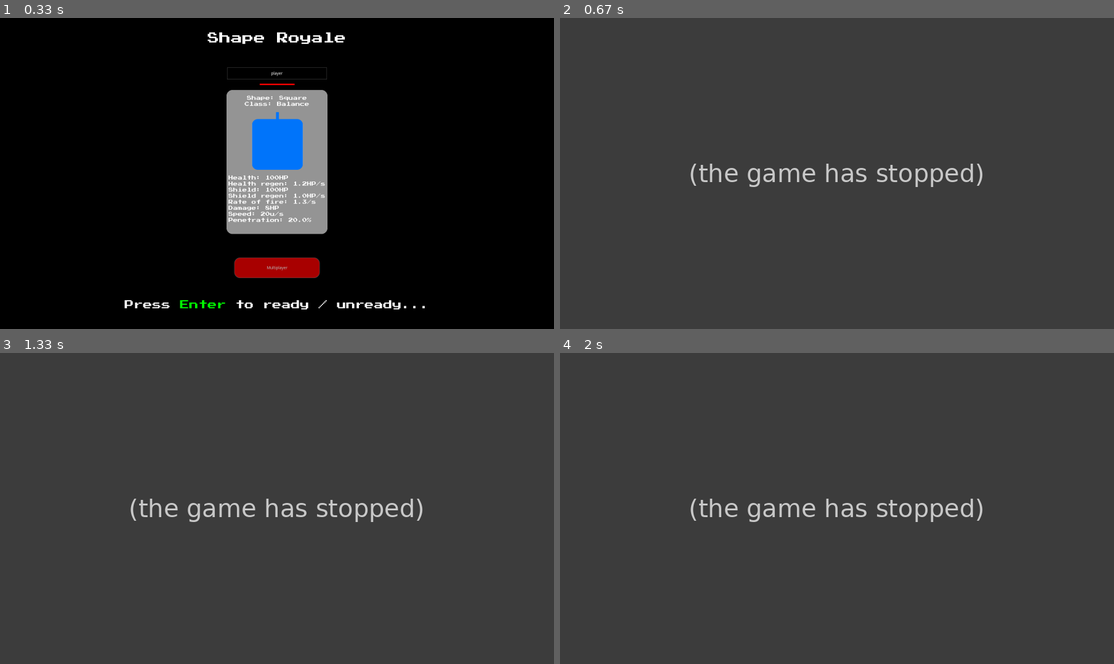
Above: before the commit, frames 1-4 (two rows, left to right).
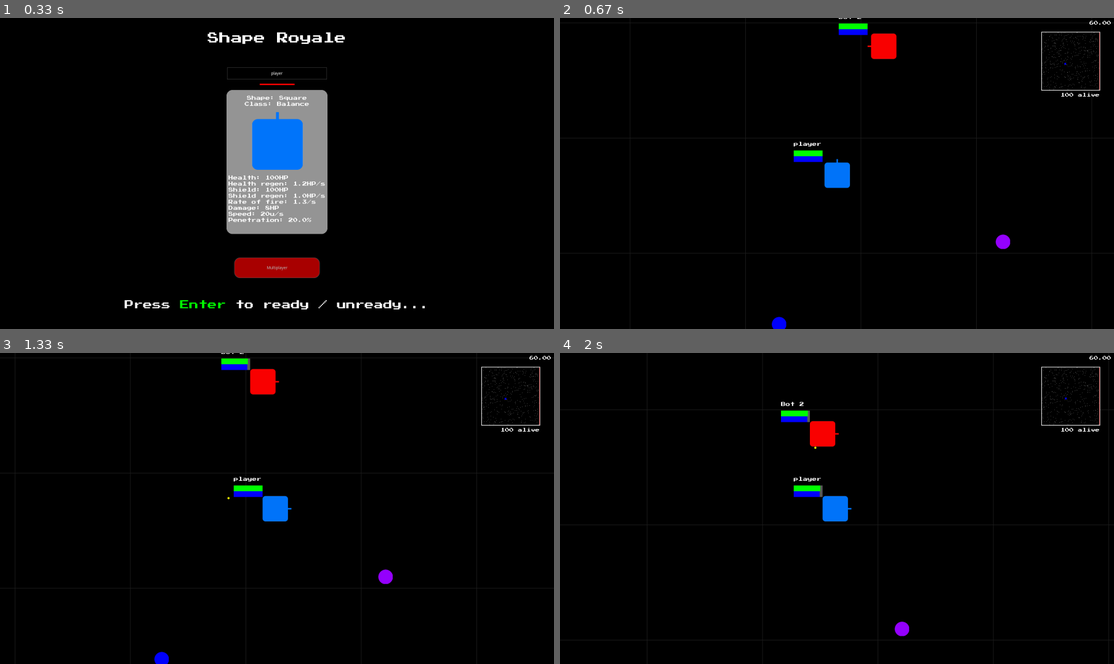
Above: after the commit, the same moments.

Repository: CaptainDeathead/ShapeRoyale
Game: pygame game, started from main-pygbag.py
The game is run twice, just before and just after one commit, with the same random seed, the same clock (stepped at 60 frames per second) and the same inputs.
Inputs (mouse positions are in pixels of both pictures, inside the frame that each line leads up to):
- Up to frame 1 (0.33 s): no input
- Up to frame 2 (0.67 s): tap Enter at 0.33 s
- Up to frame 3 (1.33 s): tap Space at 0.67, 1.07 s; hold Right from 1 s (still down); hold D from 1 s (still down); move the mouse to (144, 511) at 1.03 s
- Up to frame 4 (2 s): tap Space at 1.37, 1.62, 1.95 s; release Right at 1.47 s; release D at 1.47 s; hold Up 1.55-1.85 s; hold W 1.55-1.85 s; move the mouse to (665, 461) at 1.58 s; hold Right from 1.88 s (still down); hold D from 1.88 s (still down); move the mouse to (1041, 617) at 1.92 s

Frame 1 is identical in both runs. In frame 2, 100% of the frame differs, in the area x 0-100%, y 0-100%; in frame 3, 100%; in frame 4, 100%.
Error before the commit: TypeError: Shape.draw() missing 1 required positional argument: 'squad' (main-pygbag.py line...; the game stopped at 0.33 s (later frames are placeholders)

Commit message:
Added untested free for all

Diff:
--- a/main-pygbag.py
+++ b/main-pygbag.py
@@ -11,6 +11,7 @@
 from shape import Player, Shape
 from powerups import Powerup
 from utils import AnimManager, FONTS_PATH
+from eventfeed import EventFeed, GameEvent
 
 from leaderboard import Leaderboard
 
@@ -178,6 +179,7 @@
             self.screen = display_surf
 
         self.anim_manager = AnimManager()
+        self.eventfeed = EventFeed(self.screen, pg.Font(f"{FONTS_PATH}/PressStart2P.ttf", 20))
 
         self.server = server
         self.client = client
@@ -549,6 +551,7 @@
 
         print("on")
         self.spectator_player = self.player
+        starting_player = self.player
         while 1:
             await asyncio.sleep(0)
 
@@ -630,6 +633,8 @@
 
                                 self.players.remove(target_player)
                                 self.dead_players.append(target_player)
+
+                                self.eventfeed.add(GameEvent(f"{target_player.player_name} was killed.", (0, 0, 255) if target_player in starting_player.squad else (255, 0, 0)))
 
                         if "set_bullets" in query:
                             update = query["set_bullets"]
@@ -832,6 +837,15 @@
                 bullet.move(dt)
 
             for i, player in enumerate(self.players):
+                if len(player.squad) == len(self.players):
+                    # TODO: Verify this works
+                    # FREE FOR ALL
+                    for squad_member in player.squad:
+                        if squad_member == player: continue
+                        squad_member.squad = []
+
+                    player.squad = []
+
                 #player.shoot()
                 player.update(dt)
 
@@ -923,7 +937,7 @@
                     #pg.draw.circle(self.screen, (255, 255, 255), (closest_powerup.x - closest_powerup.image.width // 2 …(194 unchanged characters)…
 
                 player.set_close_powerups(close_powerups)
-                player.draw(self.screen, self.player)
+                player.draw(self.screen, self.player, starting_player.squad)
 
                 closest_player = None
                 closest_dist = float('inf')
@@ -961,6 +975,7 @@
 
                 if player.dead and self.client is None:
                     dead_players.append(player)
+                    self.eventfeed.add(GameEvent(f"{player.player_name} was killed.", (0, 0, 255) if player in starting_player.squad else (255, 0, 0)))
 
                 if self.client is not None:
                     if time() - player.last_update > 3:
@@ -1010,7 +1025,8 @@
             pg.draw.rect(self.minimap_surf, (0, 0, 255), (self.player.x / self.MAP_SIZE * 200 - 3, self.player.y / self.MAP_SIZE * 200 - 3, 6, 6))
 
             for friendly in self.player.squad:
-                pg.draw.rect(self.minimap_surf, (0, 255, 0), (friendly.x / self.MAP_SIZE * 200 - 2, friendly.y / self.MAP_SIZE * 200 - 2, 3, 3))
+                if friendly == self.player: continue
+                pg.draw.rect(self.minimap_surf, (0, 255, 0), (friendly.x / self.MAP_SIZE * 200 - 2, friendly.y / self.MAP_SIZE * 200 - 2, 4, 4))
 
             pg.draw.rect(self.screen, (255, 255, 255), (self.WIDTH - 252, 48, 204, 204), width=2)
             self.screen.blit(self.minimap_surf, (self.WIDTH - 250, 50))
@@ -1018,8 +1034,10 @@
             if self.spectating:
                 self.screen.blit(self.spectating_lbl, (self.WIDTH / 2 - self.spectating_lbl.width / 2, 50))
 
-            self.screen.blit(self.fps_font.render(f"{self.clock.get_fps():.2f}", True, (255, 255, 255)), (20, 20))
-            self.screen.blit(self.fps_font.render(f"{self.spectator_index+1}/{len(self.players)}", True, (255, 255, 255)), (20, 40))
+            fps_lbl = self.fps_font.render(f"{self.clock.get_fps():.2f}", True, (255, 255, 255))
+            alive_lbl = self.fps_font.render(f"{len(self.players)} alive", True, (255, 255, 255))
+            self.screen.blit(fps_lbl, (self.WIDTH - fps_lbl.width - 10, 10))
+            self.screen.blit(alive_lbl, (self.WIDTH - 50 - alive_lbl.width, 260))
 
             self.powerup_section_index += 1
             if self.powerup_section_index >= self.NUM_POWERUP_SECTIONS: self.powerup_section_index = 0
@@ -1060,6 +1078,7 @@
                         all_players.extend(list(reversed(self.dead_players)))
                         self.leaderboard = Leaderboard(self.screen, self.manager, [self.player_lb_info(player) for player in all_players])
 
+            self.eventfeed.update(dt)
             self.manager.draw_ui(self.screen)
 
             pg.display.flip()
--- a/main.py
+++ b/main.py
@@ -837,6 +837,15 @@
                 bullet.move(dt)
 
             for i, player in enumerate(self.players):
+                if len(player.squad) == len(self.players):
+                    # TODO: Verify this works
+                    # FREE FOR ALL
+                    for squad_member in player.squad:
+                        if squad_member == player: continue
+                        squad_member.squad = []
+
+                    player.squad = []
+
                 #player.shoot()
                 player.update(dt)
 
Not shown, added: Windows.zip
